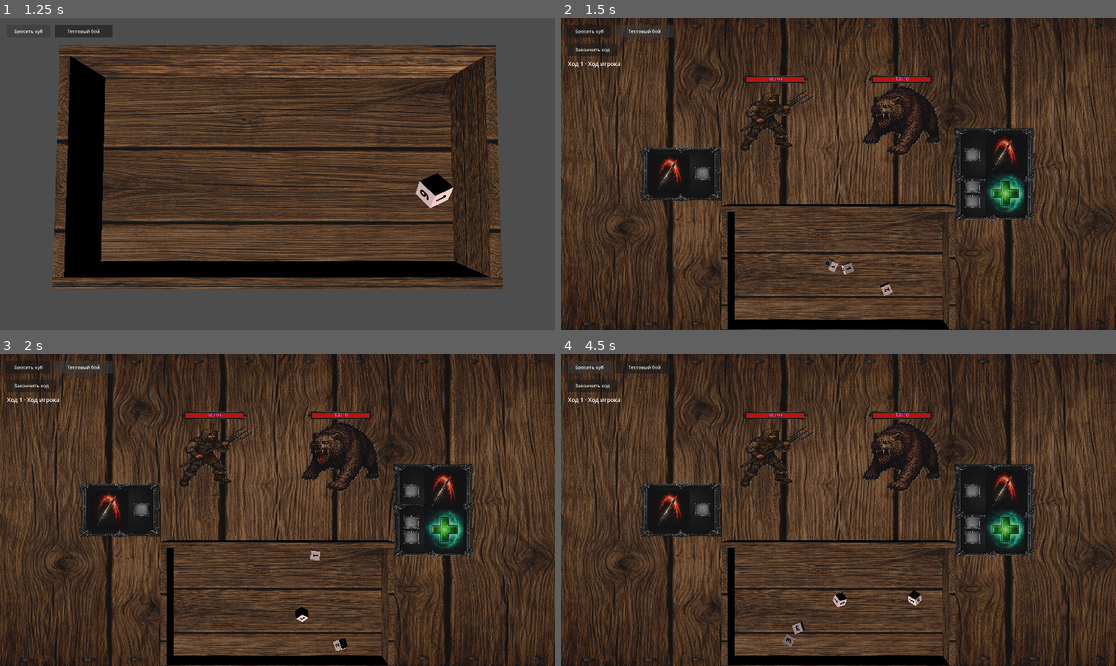
Above: before the commit, frames 1-4 (two rows, left to right).
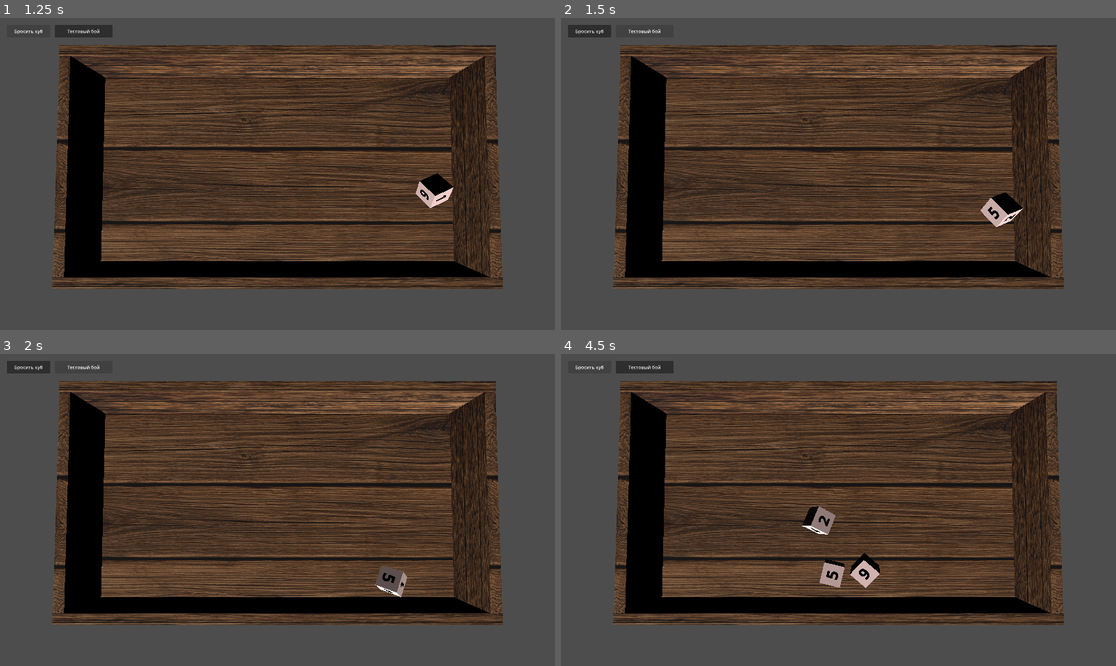
Above: after the commit, the same moments.

Repository: olegbogai-web/dicegame
Game: Godot game, scene res://scenes/board.tscn
Two runs of this game, one before a commit and one after it. Both use one fixed random seed, a clock stepped at 60 frames per second and the inputs below.
Inputs (mouse positions are in pixels of both pictures, inside the frame that each line leads up to):
- Up to frame 1 (1.25 s): click "Бросить куб" at 0.5 s
- Up to frame 2 (1.5 s): click "Тестовый бой" at 1.25 s
- Up to frame 3 (2 s): no input
- Up to frame 4 (4.5 s): click (594, 385) at 2 s, where only the run before the commit has a clickable "Закончить ход"; click "Бросить куб" at 2.75 s; click "Тестовый бой" at 3.5 s; click "Бросить куб" at 4.25 s

Frame 1 is identical in both runs. In frame 2, 74% of the frame differs, in the area x 0-100%, y 0-100%; in frame 3, 74%; in frame 4, 75%.

Commit message:
Revert "Adapt battle room to use new_battle_table.tscn and retarget scene bindings"

Diff:
--- a/content/rooms/subclasses/battle_room.gd
+++ b/content/rooms/subclasses/battle_room.gd
@@ -10,12 +10,12 @@
 const BattleTurnRuntime = preload("res://content/combat/runtime/battle_turn_runtime.gd")
 const BattleEffectRuntime = preload("res://content/combat/runtime/battle_effect_runtime.gd")
 
-const PLAYER_SPRITE_POSITION := Vector3(-3.0, 0.01, -2.5)
-const PLAYER_SPRITE_SCALE := Vector3(2.0, 2.0, 2.0)
-const MONSTER_SPRITE_POSITION := Vector3(3.0, 0.01, -2.5)
-const MONSTER_SPRITE_SCALE := Vector3(2.0, 2.0, 2.0)
-const PLAYER_ABILITY_FRAME_POSITION := Vector3(7.4, 0.01, 0.0)
-const MONSTER_ABILITY_FRAME_POSITION := Vector3(-7.5, 0.01, 0.0)
+const PLAYER_SPRITE_POSITION := Vector3(-6.7, 0.41, 0.0)
+const PLAYER_SPRITE_SCALE := Vector3(1.2, 1.2, 1.2)
+const MONSTER_SPRITE_POSITION := Vector3(6.7, 0.41, 0.0)
+const MONSTER_SPRITE_SCALE := Vector3(1.25, 1.25, 1.25)
+const PLAYER_ABILITY_FRAME_POSITION := Vector3(-4.25, 0.405, 0.0)
+const MONSTER_ABILITY_FRAME_POSITION := Vector3(4.25, 0.405, 0.0)
 const STACK_SPACING_Z := 1.85
 const DICE_PLACE_Z_POSITIONS := [-0.557, -0.007, 0.55]
 
--- a/scenes/battle_table.gd
+++ b/scenes/battle_table.gd
@@ -24,12 +24,13 @@
 const ACTIVATION_ANIMATION_DURATION := 0.5
 const ACTIVATION_TARGET_LIFT_Y := 0.4
 
-@onready var _camera: Camera3D = $battle_camera
+@onready var _camera: Camera3D = $Camera3D
 @onready var _board: BoardController = $board
-@onready var _battle_floor: MeshInstance3D = $floor
+@onready var _left_floor: MeshInstance3D = $left_floor
+@onready var _right_floor: MeshInstance3D = $right_floor
 @onready var _player_sprite: MeshInstance3D = $player_sprite
 @onready var _monster_sprite_template: MeshInstance3D = $monster_sprite
-@onready var _player_ability_template: MeshInstance3D = $ability_frame3
+@onready var _player_ability_template: MeshInstance3D = $ability_frame
 @onready var _monster_ability_template: MeshInstance3D = $ability_frame2
 @onready var _end_turn_button: Button = $UI/EndTurnButton
 @onready var _turn_status_label: Label = $UI/TurnStatusLabel
@@ -50,8 +51,6 @@
 
 func _ready() -> void:
 	set_physics_process(true)
-	if _camera != null:
-		_camera.current = true
 	if _end_turn_button != null and not _end_turn_button.pressed.is_connected(_on_end_turn_button_pressed):
 		_end_turn_button.pressed.connect(_on_end_turn_button_pressed)
 	if battle_room_data == null:
@@ -119,10 +118,8 @@
 
 
 func _apply_floor_textures() -> void:
-	var resolved_floor_texture := battle_room_data.left_floor_texture
-	if resolved_floor_texture == null:
-		resolved_floor_texture = battle_room_data.right_floor_texture
-	_apply_texture_to_mesh(_battle_floor, resolved_floor_texture)
+	_apply_texture_to_mesh(_left_floor, battle_room_data.left_floor_texture)
+	_apply_texture_to_mesh(_right_floor, battle_room_data.right_floor_texture)
 
 
 func _apply_player_sprite() -> void:
@@ -759,7 +756,7 @@
 					return {
 						"kind": &"all_monsters",
 					}
-			if _screen_point_hits_mesh(_battle_floor, screen_point):
+			if _screen_point_hits_mesh(_right_floor, screen_point):
 				return {
 					"kind": &"all_monsters",
 				}
--- a/scenes/new_battle_table.tscn
+++ b/scenes/new_battle_table.tscn
@@ -1,7 +1,6 @@
 [gd_scene format=3 uid="uid://bmhmm75b4swd3"]
 
 [ext_resource type="PackedScene" uid="uid://0ssqyi084mdh" path="res://scenes/board.tscn" id="1_47dlb"]
-[ext_resource type="Script" uid="uid://dasggp047n2cm" path="res://scenes/battle_table.gd" id="2_kg16d"]
 [ext_resource type="Texture2D" uid="uid://dxoj7vm840xgf" path="res://assets/material/dangeon_floor_2.png" id="3_5yklm"]
 [ext_resource type="Texture2D" uid="uid://b6ojmoowtta8k" path="res://assets/ui/base_frame_mid_v2.png" id="4_euvx7"]
 [ext_resource type="Texture2D" uid="uid://bjpqv8q13kqq7" path="res://assets/ui/base_frame_mid.png" id="5_ovkts"]
@@ -70,14 +69,12 @@
 [sub_resource type="PlaneMesh" id="PlaneMesh_v2h1w"]
 
 [node name="Node3D" type="Node3D" unique_id=2051974326]
-script = ExtResource("2_kg16d")
 
 [node name="board" parent="." unique_id=1670483730 instance=ExtResource("1_47dlb")]
 transform = Transform3D(1.3, 0, 0, 0, 1.3, 0, 0, 0, 1.3, 0, 0.11484551, 4.2813234)
 
 [node name="battle_camera" type="Camera3D" parent="." unique_id=1491977685]
 transform = Transform3D(1, 0, 0, 0, -4.371139e-08, 1, 0, -1, -4.371139e-08, 0, 21.005013, -4.8104437e-07)
-current = true
 fov = 38.9
 
 [node name="floor" type="MeshInstance3D" parent="." unique_id=226727710]
@@ -189,20 +186,3 @@
 transform = Transform3D(-3.156934e-08, 0, -0.48148146, 0, 0.7222223, 0, 0.7222223, 0, -2.1046223e-08, -0.25925922, 0.0055555403, 0)
 material_override = SubResource("StandardMaterial3D_y5gjq")
 mesh = SubResource("PlaneMesh_v2h1w")
-
-[node name="UI" type="CanvasLayer" parent="."]
-
-[node name="EndTurnButton" type="Button" parent="UI"]
-offset_left = 24.0
-offset_top = 88.0
-offset_right = 194.0
-offset_bottom = 132.0
-text = "Закончить ход"
-
-[node name="TurnStatusLabel" type="Label" parent="UI"]
-offset_left = 24.0
-offset_top = 144.0
-offset_right = 564.0
-offset_bottom = 188.0
-theme_override_font_sizes/font_size = 20
-text = "Ожидание боя"
--- a/ui/scripts/board_controller.gd
+++ b/ui/scripts/board_controller.gd
@@ -7,7 +7,7 @@
 @export_category("Board References")
 @export var floor_path: NodePath = ^"floor"
 @export var default_dice_scene: PackedScene
-@export_file("*.tscn") var test_battle_scene_path := "res://scenes/new_battle_table.tscn"
+@export_file("*.tscn") var test_battle_scene_path := "res://scenes/battle_table.tscn"
 
 @export_category("Spawn Bounds")
 @export var spawn_bounds_margin: Vector2 = Vector2(0.15, 0.15)
